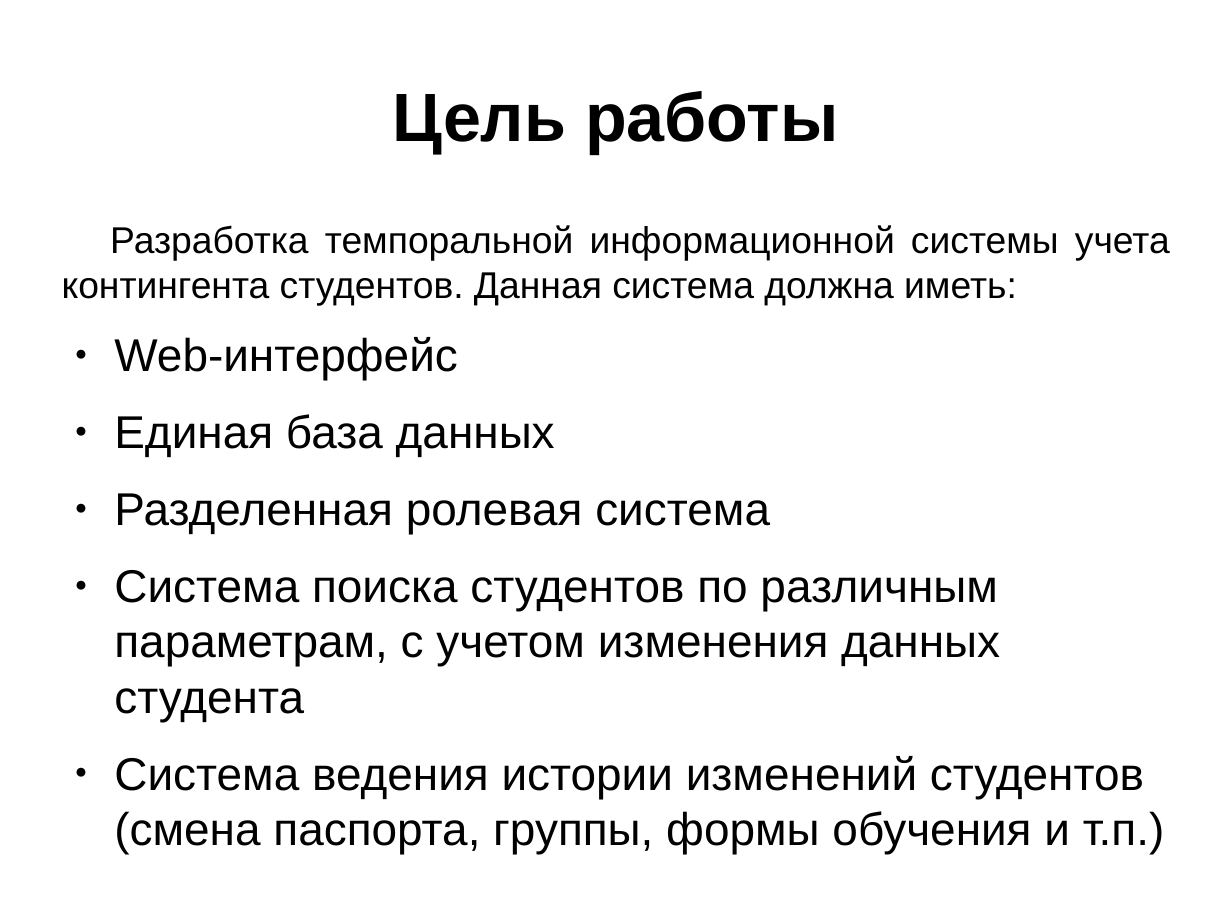
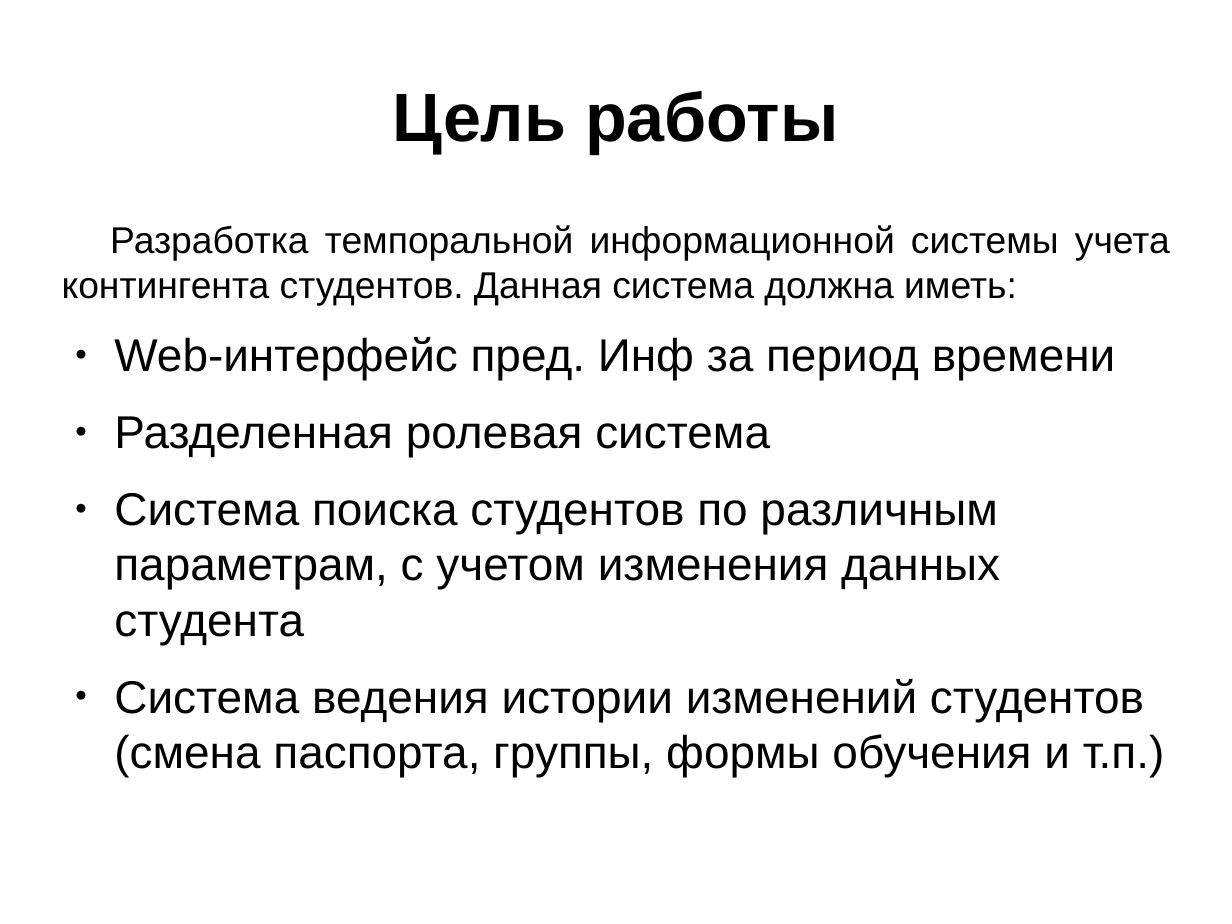
Before and after one commit to uak2/diplom, a slide deck: slide 2 of Презент по диплому.odp. Drawn at 1232x924 pixels with LibreOffice and Linux fonts; fonts in the diff are those of the drawing. Boxes give left, top, right and bottom in pixels: in the first picture for what was removed or moved away, otherwise in the second. Text is boxed around its words. In the diff, an @@ line names an element or a change of style, - is before the commit and + after.

```diff
--- a/Презент по диплому.odp
+++ b/Презент по диплому.odp
@@ text at (114, 337, 1116, 380): text changed @@
-● Web-интерфейс
-● Единая база данных
+● Web-интерфейс пред. Инф за период времени
```
Also in this commit, not shown: 1 other slide changed, 37 other files.
